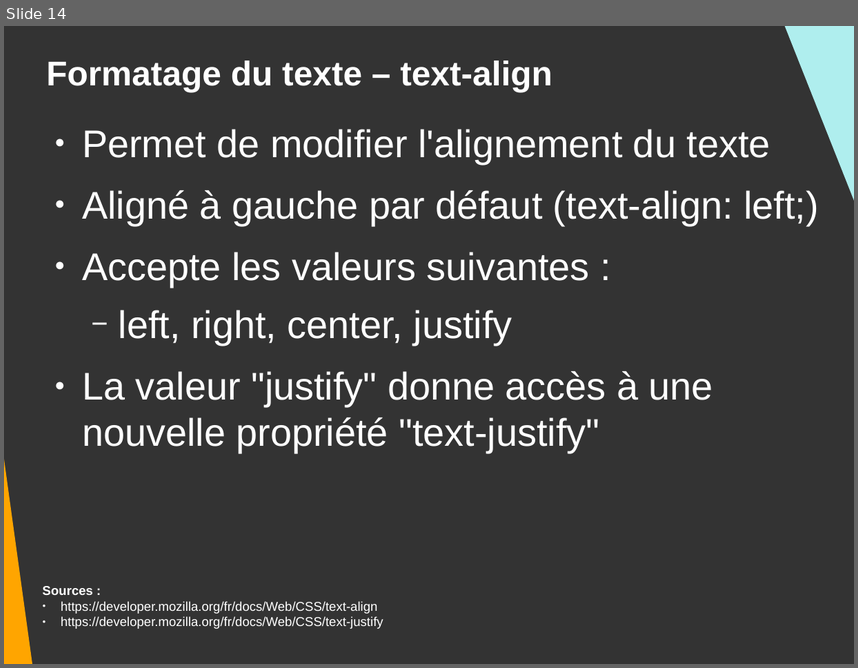
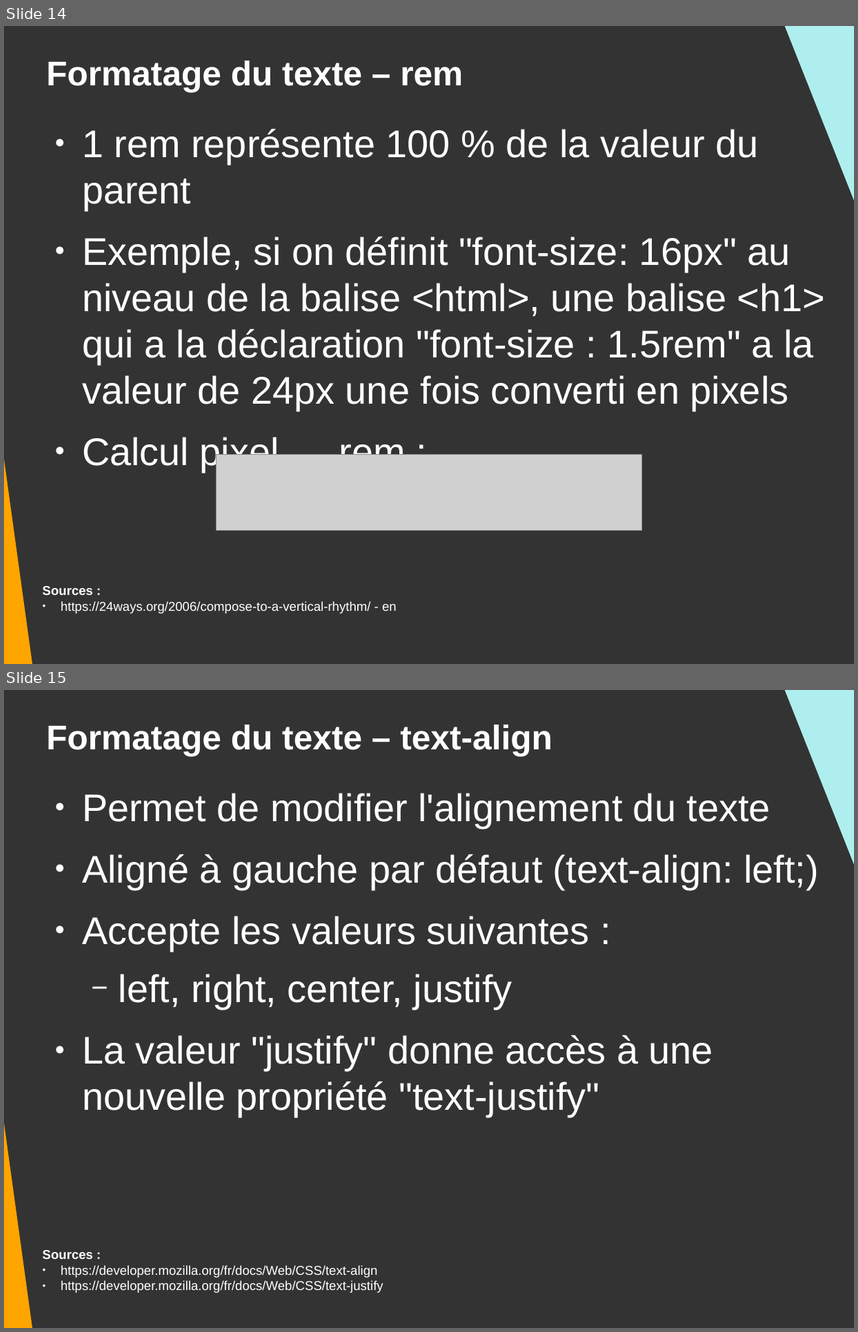
Before and after one commit to DanYellow/presentations, a slide deck: mmi/html/travaux-pratiques/numero-3/presentation.odp. Shown one above the other, each under a label of ours: slide 14 before the commit, slides 14 and 15 after it. The pictures are 858x668 and 858x1332 pixels, drawn with LibreOffice and Linux fonts; fonts in the diff are those of the drawing; grey boxes stand for pictures. Boxes give left, top, right and bottom in pixels: in the first picture for what was removed or moved away, otherwise in the second. Text is boxed around its words. In the diff, an @@ line names an element or a change of style, - is before the commit and + after.

```diff
--- a/mmi/html/travaux-pratiques/numero-3/presentation.odp
+++ b/mmi/html/travaux-pratiques/numero-3/presentation.odp
@@ slide 14 added at [4,26,854,664], background #333333 @@
@@ right triangle added at [775,26,854,332], fill #AFEEEE @@
@@ title added at [46,60,463,92], 32 pt, text #FFFFFF, bold @@
+Formatage du texte – rem
@@ right triangle added at [4,125,35,664], fill #FFA500 @@
@@ text added at [82,129,825,472], 36 pt, text #FFFFFF @@
+● 1 rem représente 100 % de la valeur du parent
+● Exemple, si on définit "font-size: 16px" au niveau de la balise <html>, une balise <h1> qui a la déclaration "font-size : 1.5rem" a la valeur de 24px une fois converti en pixels
+● Calcul pixel → rem :
@@ picture added at [216,454,643,530] @@
@@ text added at [43,586,397,613], 12 pt, text #FFFFFF @@
+Sources :
+● https://24ways.org/2006/compose-to-a-vertical-rhythm/ - en
@@ what was slide 14 is now slide 15 @@
```
Also in this commit, not shown: 9 slides changed, 15 other slides added, 6 other files.
